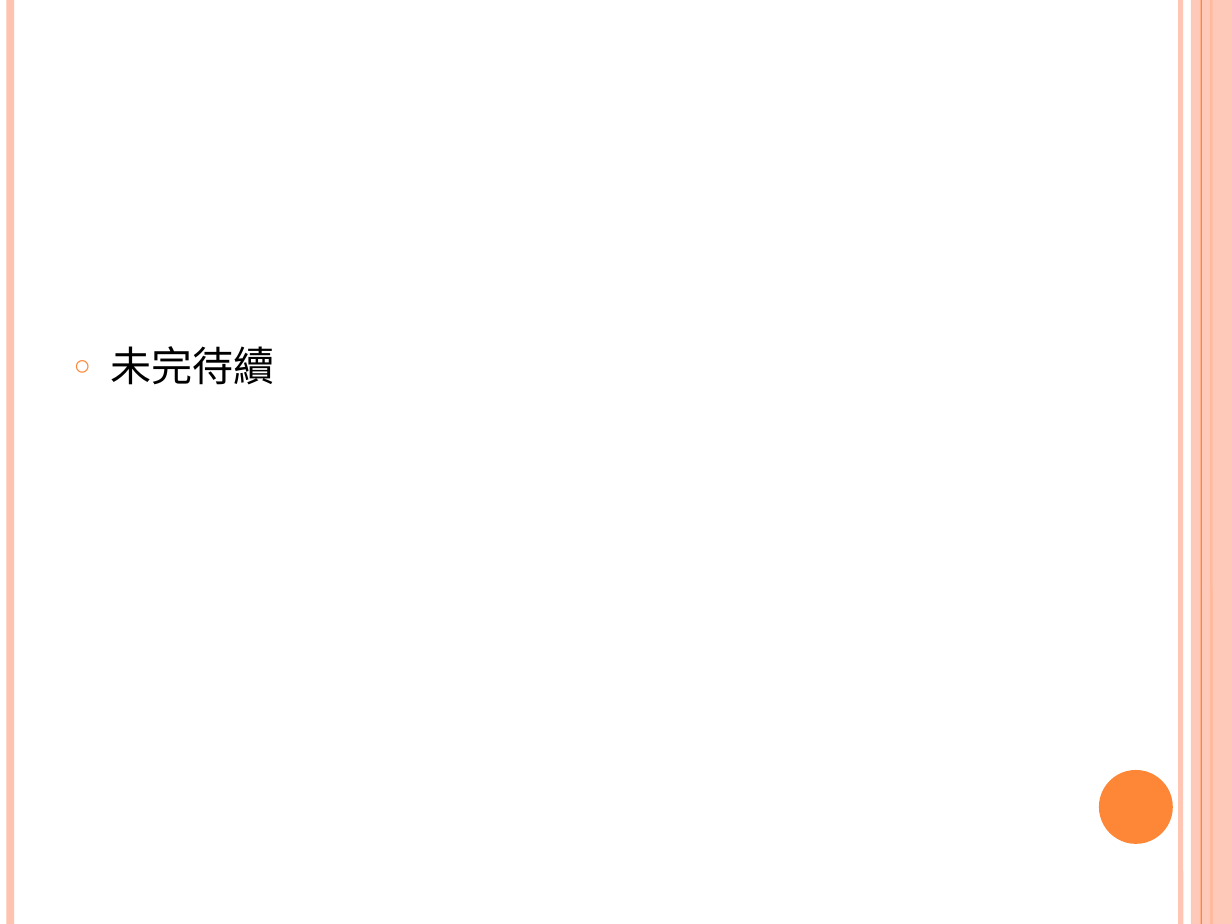
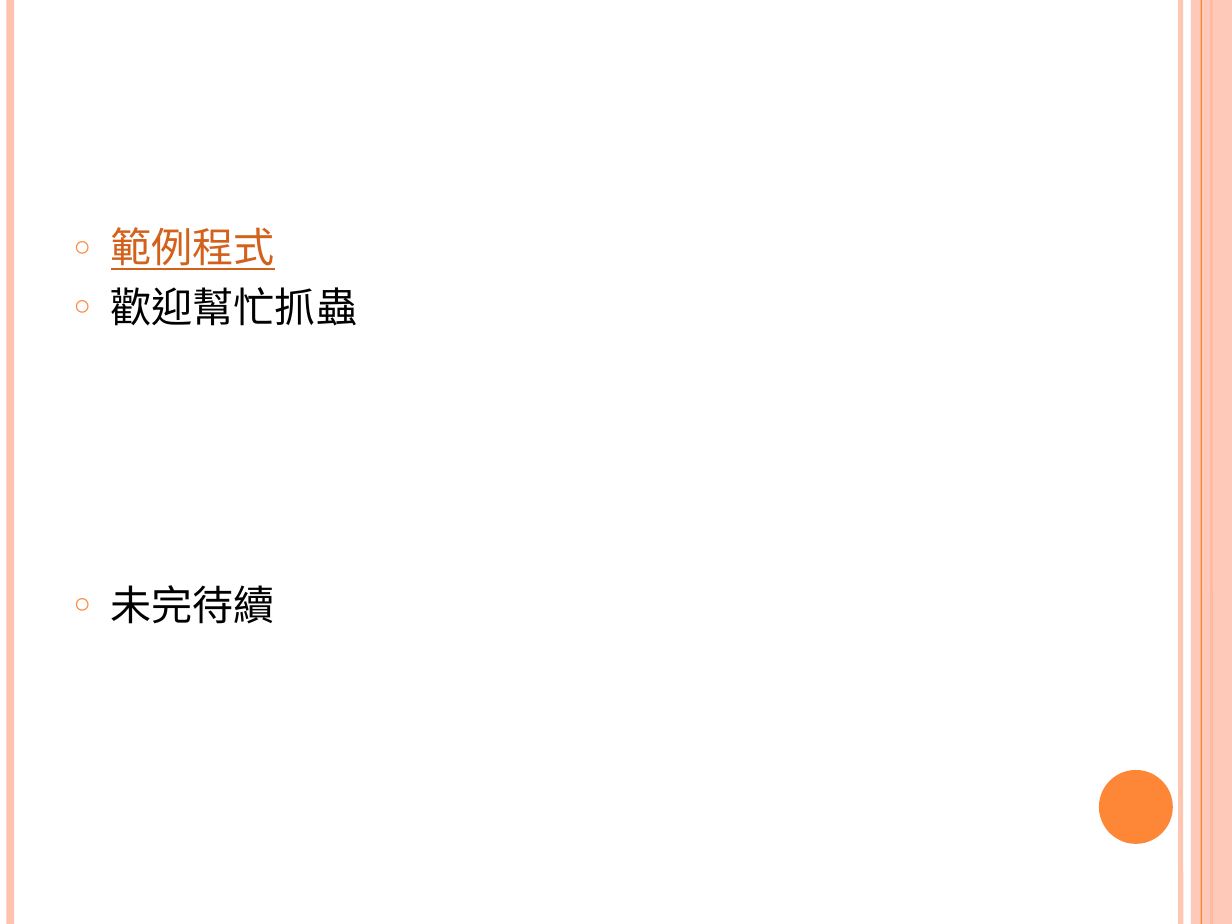
Before and after one commit to Yelloooowww/JustTry, a slide deck: slide 20 of 計算機範例/計算機.pptx. Drawn at 1232x924 pixels with LibreOffice and Linux fonts; fonts in the diff are those of the drawing. Boxes give left, top, right and bottom in pixels: in the first picture for what was removed or moved away, otherwise in the second. Text is boxed around its words. In the diff, an @@ line names an element or a change of style, - is before the commit and + after.

Commit message:
超連結

```diff
--- a/計算機範例/計算機.pptx
+++ b/計算機範例/計算機.pptx
@@ text at <box>111,227,357,326</box>: paragraphs added @@
+○ 範例程式
+○ 歡迎幫忙抓蟲
```
